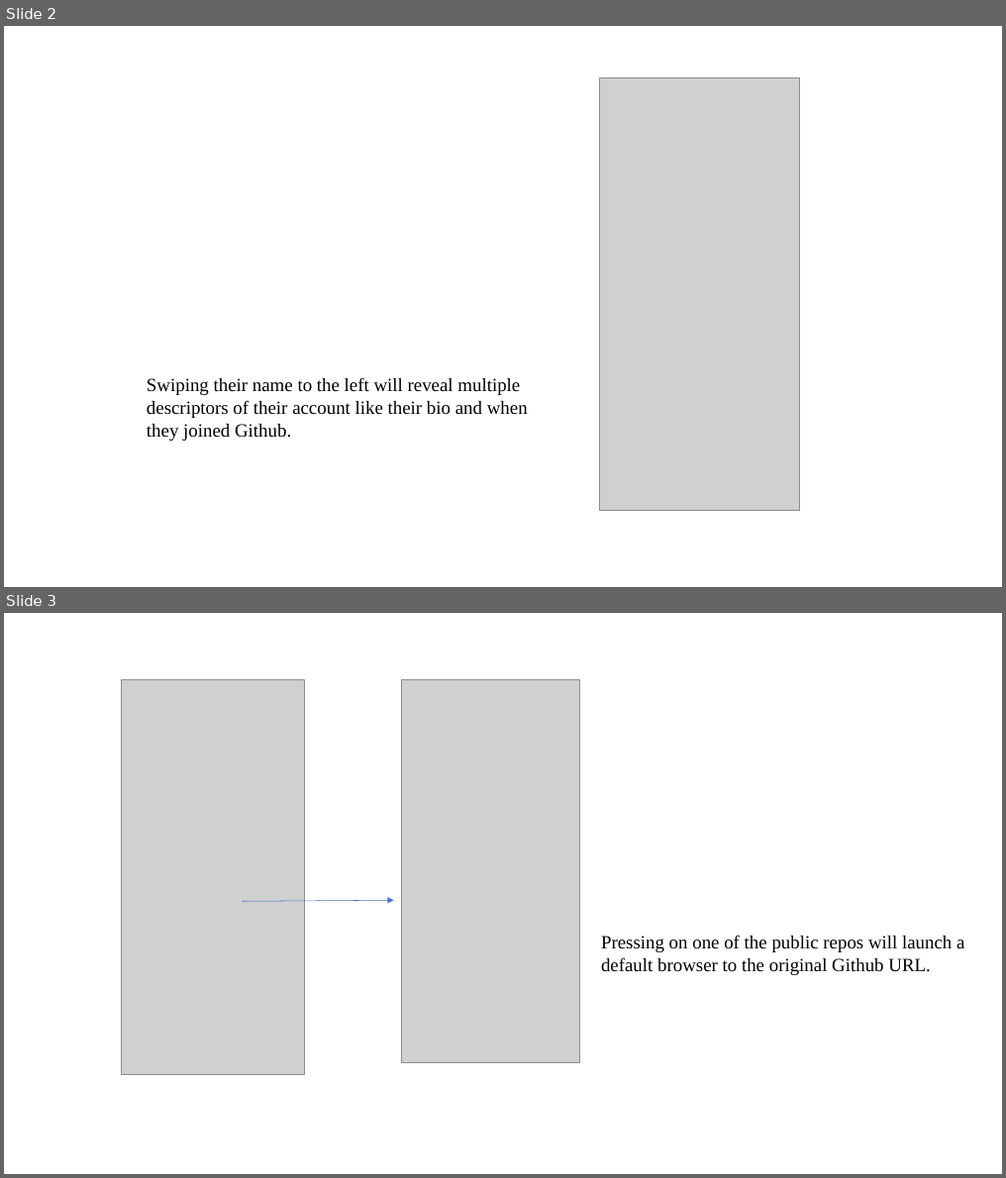
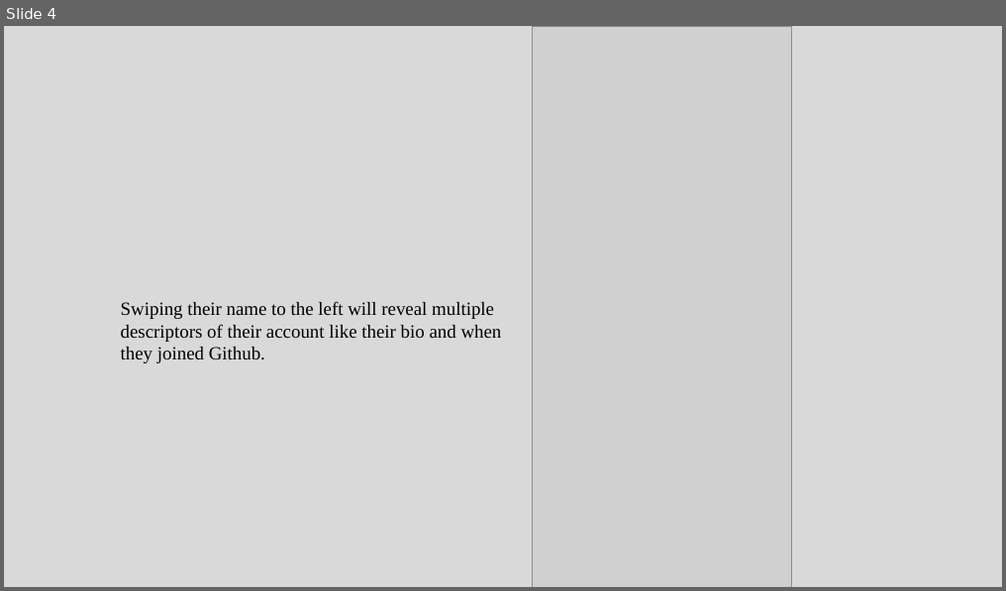
Before and after one commit to HenryCWoo/GitHub-App-with-React-Native, a slide deck: ManualTestPlan.pptx. Shown one above the other, each under a label of ours: slides 2 and 3 before the commit, slide 4 after it. The pictures are 1006x1178 and 1006x591 pixels, drawn with LibreOffice and Linux fonts; fonts in the diff are those of the drawing; grey boxes stand for pictures. Boxes give left, top, right and bottom in pixels: in the first picture for what was removed or moved away, otherwise in the second. Text is boxed around its words. In the diff, an @@ line names an element or a change of style, - is before the commit and + after.

```diff
--- a/ManualTestPlan.pptx
+++ b/ManualTestPlan.pptx
@@ slide 3 removed at <box>4,613,1002,1174</box>, background #FFFFFF @@
@@ picture removed at <box>122,679,304,1075</box> @@
@@ picture removed at <box>402,680,580,1062</box> @@
@@ arrow removed from (242, 901) to (394, 900) @@
@@ text removed at <box>601,935,964,975</box> @@
-Pressing on one of the public repos will launch a default browser to the original Github URL.
@@ what was slide 2 is now slide 4 @@
@@ slide 4 changed as well @@
@@ background #FFFFFF to #D9D9D9 @@
@@ picture: place and size @@
-picture at <box>600,77,800,511</box>
+picture at <box>532,26,792,587</box>
@@ text "Swiping their name to the ...": place and size @@
-text "Swiping their name to the ..." at <box>147,377,528,441</box>
+text "Swiping their name to the ..." at <box>121,301,502,364</box>
```
Also in this commit, not shown: 2 other slides changed, 5 slides added.
